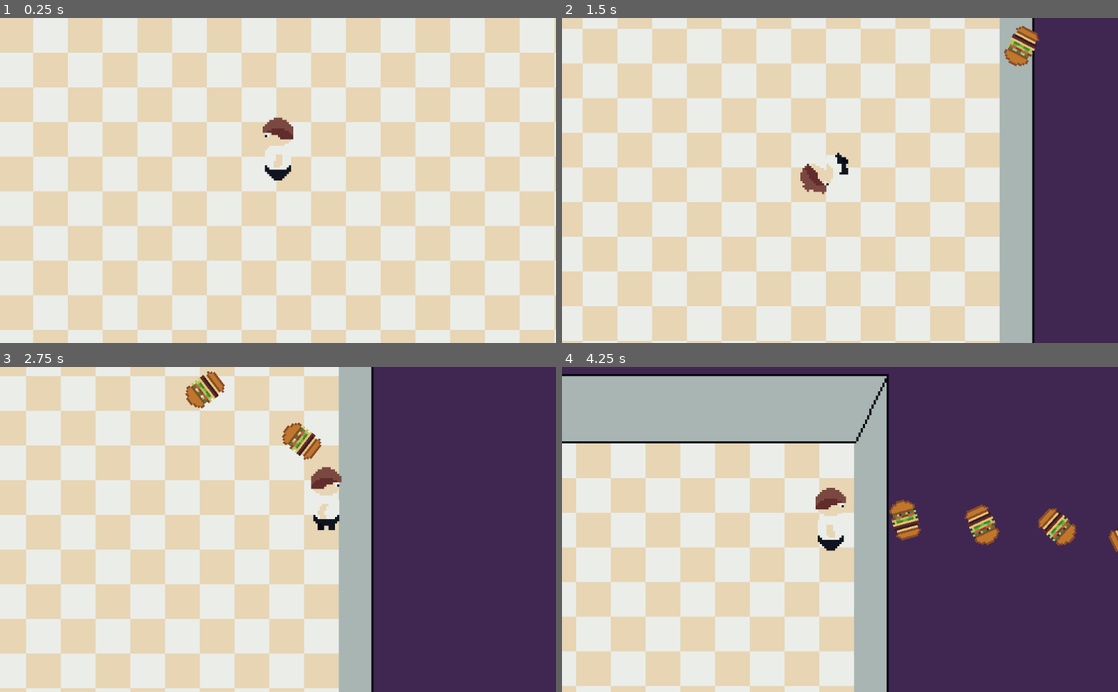
Above: before the commit, frames 1-4 (two rows, left to right).
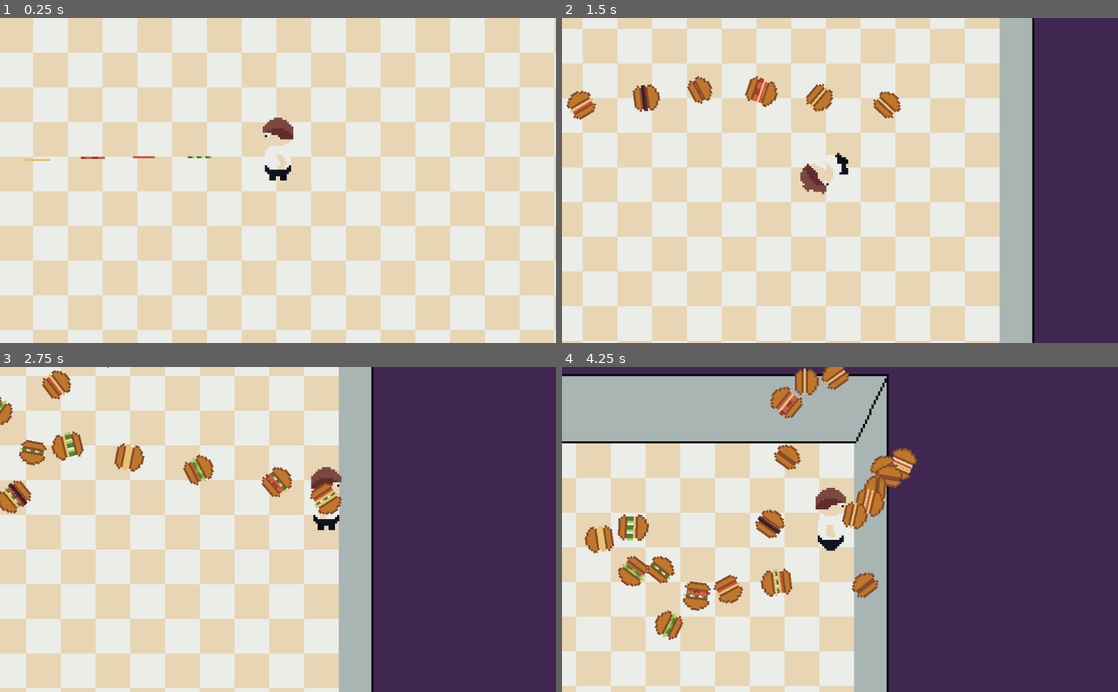
Above: after the commit, the same moments.

Repository: dardanbujupaj/night-shift
Game: Godot game, scene res://scenes/Diner.tscn
Same seed, same stepped clock (60 frames per second), same inputs: the game is played once before the commit and once after it.
Inputs (mouse positions are in pixels of both pictures, inside the frame that each line leads up to):
- Up to frame 1 (0.25 s): no input
- Up to frame 2 (1.5 s): move the mouse to (962, 164) at 0.52 s; press the mouse at (962, 164) at 0.53 s; hold D (move_right) 0.53-1.28 s; tap Space (jump) at 0.77 s; move the mouse to (728, 196) at 1.27 s; release the mouse at (728, 196) at 1.28 s; hold S (move_down) from 1.28 s (still down); right-click (728, 196) at 1.35 s
- Up to frame 3 (2.75 s): tap Space (jump) at 1.52 s; click (166, 545) at 1.55 s; move the mouse to (333, 458) at 2.02 s; release S (move_down) at 2.03 s; press the mouse at (333, 458) at 2.03 s; hold D (move_right) from 2.03 s (still down)
- Up to frame 4 (4.25 s): move the mouse to (812, 594) at 2.77 s; release D (move_right) at 2.78 s; release the mouse at (812, 594) at 2.78 s; hold W (move_up) 2.78-3.53 s; click (812, 594) at 2.85 s; tap Space (jump) at 3.02, 3.77 s; move the mouse to (1006, 578) at 3.52 s; press the mouse at (1006, 578) at 3.53 s; hold A (move_left) from 3.53 s (still down); right-click (1006, 578) at 3.6 s

The runs differ from the first frame. In frame 1, 0.2% of the frame differs, in the area x 4-52%, y 42-50%; in frame 2, 2.4%; in frame 3, 3.9%; in frame 4, 7.4%, in the area x 4-100%, y 0-84%.

Commit message:
Add ingredients which are added as layers to the burger when hit

Diff:
--- /dev/null
+++ b/Ingredient.gd
@@ -0,0 +1,22 @@
+tool
+extends Area2D
+class_name Ingredient
+
+export(IngredientDB.Ingredients) var ingredient setget _set_ingredient
+
+# Declare member variables here. Examples:
+# var a = 2
+# var b = "text"
+
+
+# Called when the node enters the scene tree for the first time.
+func _ready():
+	_set_ingredient(ingredient)
+	pass # Replace with function body.
+
+func _set_ingredient(new_ingredient):
+	ingredient = new_ingredient
+	if has_node("Sprite"):
+		var data = IngredientDB.ingredient_data[new_ingredient]
+		$Sprite.texture = data["texture"]
+		$Sprite.offset.y = data["offset"]
--- a/project.godot
+++ b/project.godot
@@ -13,9 +13,15 @@
 "class": "Enemy",
 "language": "GDScript",
 "path": "res://scenes/enemies/Enemy.gd"
+}, {
+"base": "Area2D",
+"class": "Ingredient",
+"language": "GDScript",
+"path": "res://Ingredient.gd"
 } ]
 _global_script_class_icons={
-"Enemy": ""
+"Enemy": "",
+"Ingredient": ""
 }
 
 [application]
@@ -23,6 +29,10 @@
 config/name="Night Shift"
 run/main_scene="res://scenes/Diner.tscn"
 config/icon="res://icon.png"
+
+[autoload]
+
+IngredientDB="*res://scenes/character/burger/IngredientDB.gd"
 
 [importer_defaults]
 
@@ -85,6 +95,11 @@
  ]
 }
 
+[layer_names]
+
+2d_render/layer_1="Character"
+2d_render/layer_5="Burger Ingredients"
+
 [rendering]
 
 quality/driver/driver_name="GLES2"
--- a/scenes/Diner.tscn
+++ b/scenes/Diner.tscn
@@ -1,7 +1,8 @@
-[gd_scene load_steps=7 format=2]
+[gd_scene load_steps=8 format=2]
 
 [ext_resource path="res://scenes/diner.png" type="Texture" id=1]
 [ext_resource path="res://scenes/character/Character.tscn" type="PackedScene" id=2]
+[ext_resource path="res://scenes/character/burger/Ingredient.tscn" type="PackedScene" id=3]
 [ext_resource path="res://scenes/table.png" type="Texture" id=4]
 [ext_resource path="res://scenes/Diner.gd" type="Script" id=5]
 
@@ -55,7 +56,6 @@
 
 [node name="ZombieTimer" type="Timer" parent="."]
 wait_time = 5.0
-autostart = true
 
 [node name="ZombieSpawn" type="Position2D" parent="."]
 position = Vector2( -262.064, 0 )
@@ -88,4 +88,28 @@
 
 [node name="Character" parent="." instance=ExtResource( 2 )]
 position = Vector2( 0.813416, 10.9633 )
+
+[node name="Ingredient" parent="." instance=ExtResource( 3 )]
+position = Vector2( -35.7932, 0.696799 )
+ingredient = 7
+
+[node name="Ingredient2" parent="." instance=ExtResource( 3 )]
+position = Vector2( -158.956, 0.167067 )
+ingredient = 3
+
+[node name="Ingredient3" parent="." instance=ExtResource( 3 )]
+position = Vector2( -133.529, 1.4914 )
+ingredient = 4
+
+[node name="Ingredient4" parent="." instance=ExtResource( 3 )]
+position = Vector2( -109.956, 2.02113 )
+ingredient = 5
+
+[node name="Ingredient5" parent="." instance=ExtResource( 3 )]
+position = Vector2( -83.9988, 0.961661 )
+ingredient = 6
+
+[node name="Ingredient6" parent="." instance=ExtResource( 3 )]
+position = Vector2( -60.9554, 0.696799 )
+ingredient = 0
 [connection signal="timeout" from="ZombieTimer" to="." method="_on_ZombieTimer_timeout"]
--- a/scenes/character/Burger.gd
+++ /dev/null
@@ -1,29 +0,0 @@
-extends Area2D
-
-
-var velocity = Vector2()
-var angular_velocity: float
-
-# Called when the node enters the scene tree for the first time.
-func _ready():
-	randomize()
-	rotation = randf() * 2 * PI
-	angular_velocity = rand_range(-PI, PI)
-
-
-
-# Called every frame. 'delta' is the elapsed time since the previous frame.
-func _process(delta):
-	rotate(angular_velocity * delta)
-
-
-func _physics_process(delta):
-	position += velocity * delta
-
-
-
-
-
-func _on_Bread_body_entered(body: Node):
-	if body.is_in_group("enemies") and body.has_method("hit"):
-		body.hit(1, velocity)
--- a/scenes/character/Burger.tscn
+++ /dev/null
@@ -1,55 +0,0 @@
-[gd_scene load_steps=13 format=2]
-
-[ext_resource path="res://scenes/character/burger/burger_lower.png" type="Texture" id=1]
-[ext_resource path="res://scenes/character/Burger.gd" type="Script" id=2]
-[ext_resource path="res://scenes/character/burger/burger_pickles.png" type="Texture" id=3]
-[ext_resource path="res://scenes/character/burger/burger_mustard.png" type="Texture" id=4]
-[ext_resource path="res://scenes/character/burger/burger_mayo.png" type="Texture" id=5]
-[ext_resource path="res://scenes/character/burger/burger_patty.png" type="Texture" id=6]
-[ext_resource path="res://scenes/character/burger/burger_cheese.png" type="Texture" id=7]
-[ext_resource path="res://scenes/character/burger/burger_ketchup.png" type="Texture" id=8]
-[ext_resource path="res://scenes/character/burger/burger_salad.png" type="Texture" id=9]
-[ext_resource path="res://scenes/character/burger/burger_tomatoes.png" type="Texture" id=10]
-[ext_resource path="res://scenes/character/burger/burger_upper.png" type="Texture" id=11]
-
-[sub_resource type="CircleShape2D" id=1]
-radius = 5.75681
-
-[node name="Bread" type="Area2D"]
-collision_layer = 0
-collision_mask = 2
-script = ExtResource( 2 )
-
-[node name="CollisionShape2D" type="CollisionShape2D" parent="."]
-shape = SubResource( 1 )
-
-[node name="burger_cheese" type="Sprite" parent="."]
-texture = ExtResource( 7 )
-
-[node name="burger_ketchup" type="Sprite" parent="."]
-texture = ExtResource( 8 )
-
-[node name="burger_lower" type="Sprite" parent="."]
-texture = ExtResource( 1 )
-
-[node name="burger_mayo" type="Sprite" parent="."]
-texture = ExtResource( 5 )
-
-[node name="burger_mustard" type="Sprite" parent="."]
-texture = ExtResource( 4 )
-
-[node name="burger_patty" type="Sprite" parent="."]
-texture = ExtResource( 6 )
-
-[node name="burger_pickles" type="Sprite" parent="."]
-texture = ExtResource( 3 )
-
-[node name="burger_salad" type="Sprite" parent="."]
-texture = ExtResource( 9 )
-
-[node name="burger_tomatoes" type="Sprite" parent="."]
-texture = ExtResource( 10 )
-
-[node name="burger_upper" type="Sprite" parent="."]
-texture = ExtResource( 11 )
-[connection signal="body_entered" from="." to="." method="_on_Bread_body_entered"]
--- a/scenes/character/Character.gd
+++ b/scenes/character/Character.gd
@@ -89,9 +89,9 @@
 
 func shoot():
 	if (OS.get_ticks_msec() - last_shot) > 1000 / fire_rate:
-		var projectile = preload("res://scenes/character/Burger.tscn").instance()
+		var projectile = preload("res://scenes/character/burger/Burger.tscn").instance()
 		projectile.position = position + Vector2(0, -12)
-		projectile.velocity = get_local_mouse_position().normalized() * 300
+		projectile.velocity = get_local_mouse_position().normalized() * 50
 		get_parent().add_child(projectile)
 		last_shot = OS.get_ticks_msec()
 
--- a/scenes/character/Character.tscn
+++ b/scenes/character/Character.tscn
@@ -76,6 +76,6 @@
 position = Vector2( 0, -16 )
 frames = SubResource( 12 )
 animation = "walk"
-frame = 1
+frame = 2
 playing = true
 [connection signal="animation_finished" from="AnimatedSprite" to="." method="_on_AnimatedSprite_animation_finished"]
--- /dev/null
+++ b/scenes/character/burger/Burger.gd
@@ -0,0 +1,55 @@
+extends Area2D
+
+
+
+var current_height = 0
+
+var velocity = Vector2()
+var angular_velocity: float
+
+# Called when the node enters the scene tree for the first time.
+func _ready():
+	randomize()
+	for _i in range(randi() % 5):
+		var ingredient = randi() % IngredientDB.Ingredients.size()
+		add_ingredient(ingredient)
+	rotation = randf() * 2 * PI
+	angular_velocity = rand_range(-PI, PI)
+
+
+
+# Called every frame. 'delta' is the elapsed time since the previous frame.
+func _process(delta):
+	rotate(angular_velocity * delta)
+
+
+func _physics_process(delta):
+	position += velocity * delta
+
+# Add a Ingredients to the Burger
+# see Ingredients-enum
+func add_ingredient(ingredient):
+	var data = IngredientDB.ingredient_data[ingredient]
+
+	#add Ingredients
+	var sprite = Sprite.new()
+	sprite.texture = data["texture"]
+	sprite.offset.y = data["offset"] - current_height
+	current_height += data["height"]
+	add_child(sprite)
+
+	#mover upper bun
+	$burger_upper.offset.y = 5 - current_height
+
+
+
+func _on_Bread_body_entered(body: Node):
+	if body.is_in_group("enemies") and body.has_method("hit"):
+		body.hit(1, velocity)
+
+
+func _on_Bread_area_entered(area):
+	if area.get("ingredient") != null:
+		add_ingredient(area.ingredient)
+		area.queue_free()
+	pass # Replace with function body.
--- /dev/null
+++ b/scenes/character/burger/Burger.tscn
@@ -0,0 +1,26 @@
+[gd_scene load_steps=5 format=2]
+
+[ext_resource path="res://scenes/character/burger/burger_lower.png" type="Texture" id=1]
+[ext_resource path="res://scenes/character/burger/Burger.gd" type="Script" id=2]
+[ext_resource path="res://scenes/character/burger/burger_upper.png" type="Texture" id=3]
+
+[sub_resource type="CircleShape2D" id=1]
+radius = 5.75681
+
+[node name="Burger" type="Area2D"]
+collision_layer = 0
+collision_mask = 18
+script = ExtResource( 2 )
+
+[node name="CollisionShape2D" type="CollisionShape2D" parent="."]
+shape = SubResource( 1 )
+
+[node name="burger_lower" type="Sprite" parent="."]
+texture = ExtResource( 1 )
+offset = Vector2( 0, -3 )
+
+[node name="burger_upper" type="Sprite" parent="."]
+texture = ExtResource( 3 )
+offset = Vector2( 0, 5 )
+[connection signal="area_entered" from="." to="." method="_on_Bread_area_entered"]
+[connection signal="body_entered" from="." to="." method="_on_Bread_body_entered"]
--- /dev/null
+++ b/scenes/character/burger/Ingredient.tscn
@@ -0,0 +1,20 @@
+[gd_scene load_steps=4 format=2]
+
+[ext_resource path="res://Ingredient.gd" type="Script" id=1]
+[ext_resource path="res://scenes/character/burger/burger_mustard.png" type="Texture" id=2]
+
+[sub_resource type="RectangleShape2D" id=1]
+extents = Vector2( 10, 4.66137 )
+
+[node name="Ingredient" type="Area2D"]
+collision_layer = 16
+collision_mask = 0
+script = ExtResource( 1 )
+ingredient = 2
+
+[node name="Sprite" type="Sprite" parent="."]
+texture = ExtResource( 2 )
+offset = Vector2( 0, -3 )
+
+[node name="CollisionShape2D" type="CollisionShape2D" parent="."]
+shape = SubResource( 1 )
--- /dev/null
+++ b/scenes/character/burger/IngredientDB.gd
@@ -0,0 +1,57 @@
+tool
+extends Node
+
+enum Ingredients {
+	KETCHUP,
+	MAYO,
+	MUSTARD,
+	PATTY,
+	SALAD,
+	CHEESE,
+	TOMATOES,
+	PICKLES
+}
+
+var ingredient_data = {
+	Ingredients.KETCHUP: {
+		"height": 1,
+		"offset": -3,
+		"texture": preload("res://scenes/character/burger/burger_ketchup.png")
+	},
+	Ingredients.MAYO: {
+		"height": 1,
+		"offset": -3,
+		"texture": preload("res://scenes/character/burger/burger_mayo.png")
+	},
+	Ingredients.MUSTARD: {
+		"height": 1,
+		"offset": -3,
+		"texture": preload("res://scenes/character/burger/burger_mustard.png")
+	},
+	Ingredients.SALAD: {
+		"height": 2,
+		"offset": 1,
+		"texture": preload("res://scenes/character/burger/burger_salad.png")
+	},
+	Ingredients.PATTY: {
+		"height": 2,
+		"offset": -2,
+		"texture": preload("res://scenes/character/burger/burger_patty.png")
+	},
+	Ingredients.TOMATOES: {
+		"height": 1,
+		"offset": 3,
+		"texture": preload("res://scenes/character/burger/burger_tomatoes.png")
+	},
+	Ingredients.PICKLES: {
+		"height": 1,
+		"offset": 4,
+		"texture": preload("res://scenes/character/burger/burger_pickles.png")
+	},
+	Ingredients.CHEESE: {
+		"height": 1,
+		"offset": 0,
+		"texture": preload("res://scenes/character/burger/burger_cheese.png")
+	},
+
+}
Binary file removed: scenes/character/bread.png
Not shown, removed: scenes/character/bread.png.import
